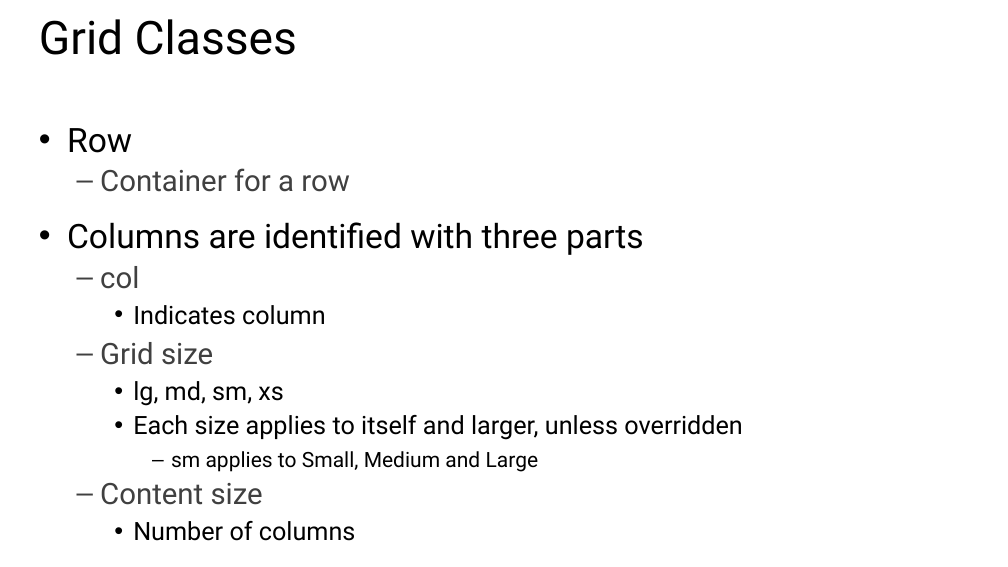
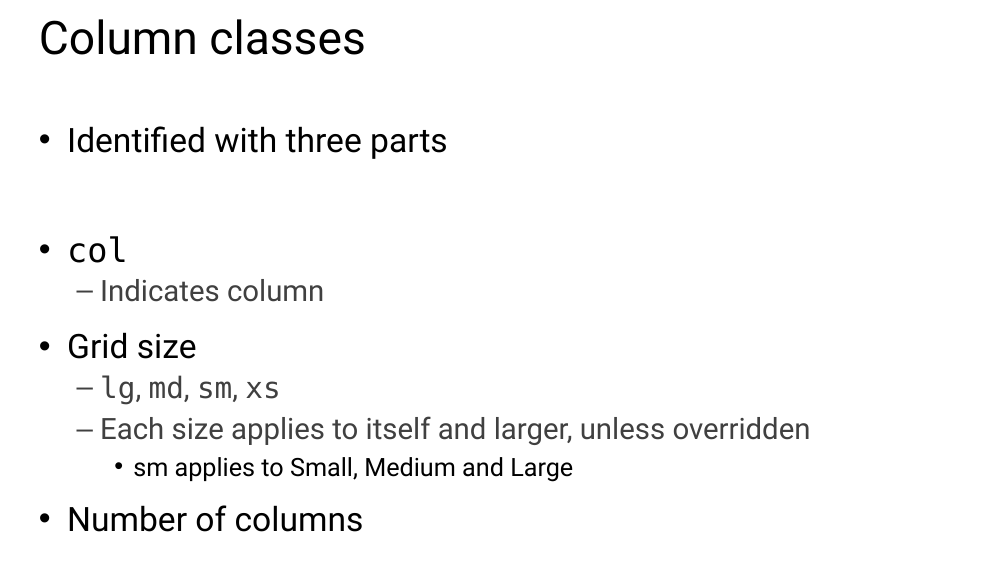
Before and after one commit to zmy/Bootstrap-edX, a slide deck: slide 6 of Slides/Week 1 - Part 2 - Page layout.pptx. Drawn at 1008x567 pixels with LibreOffice and Linux fonts; fonts in the diff are those of the drawing. Boxes give left, top, right and bottom in pixels: in the first picture for what was removed or moved away, otherwise in the second. Text is boxed around its words. In the diff, an @@ line names an element or a change of style, - is before the commit and + after.

```diff
--- a/Slides/Week 1 - Part 2 - Page layout.pptx
+++ b/Slides/Week 1 - Part 2 - Page layout.pptx
@@ title at (x1=39, y1=19, x2=365, y2=55): text changed @@
-Grid Classes
+Column classes
@@ text at (x1=67, y1=126, x2=448, y2=159): text changed @@
-• Row
-  – Container for a row
-• Columns are identified with three parts
+• Identified with three parts
@@ text at (x1=67, y1=236, x2=811, y2=532): size 28 to 32 pt, text colour #404040 to #000000 in "col", "Grid size"; font Roboto to DejaVu Sans Mono in "col", "lg, md, sm, xs"; size 24 to 28 pt, text colour #000000 to #404040 in "Indicates column", "lg, md, sm, xs", "Each size applies to itself and larger, ..."; size 20 to 24 pt in "sm applies to Small, Medium and Large"; size 24 to 32 pt in "Number of columns"; bullet – to •; list level 2 to 1 in "col"; bullet • to –; list level 3 to 2 in "Indicates column"; list level 2 to 1 in "Grid size"; list level 3 to 2 in "lg, md, sm, xs"; list level 3 to 2 in "Each size applies to itself ..."; list level 4 to 3 in "sm applies to Small, Medium ..."; list level 3 to 1 in "Number of columns" @@
@@ text at (x1=100, y1=483, x2=263, y2=505): paragraph removed @@
-  – Content size
```
Also in this commit, not shown: 1 other slide changed, 11 other files.
